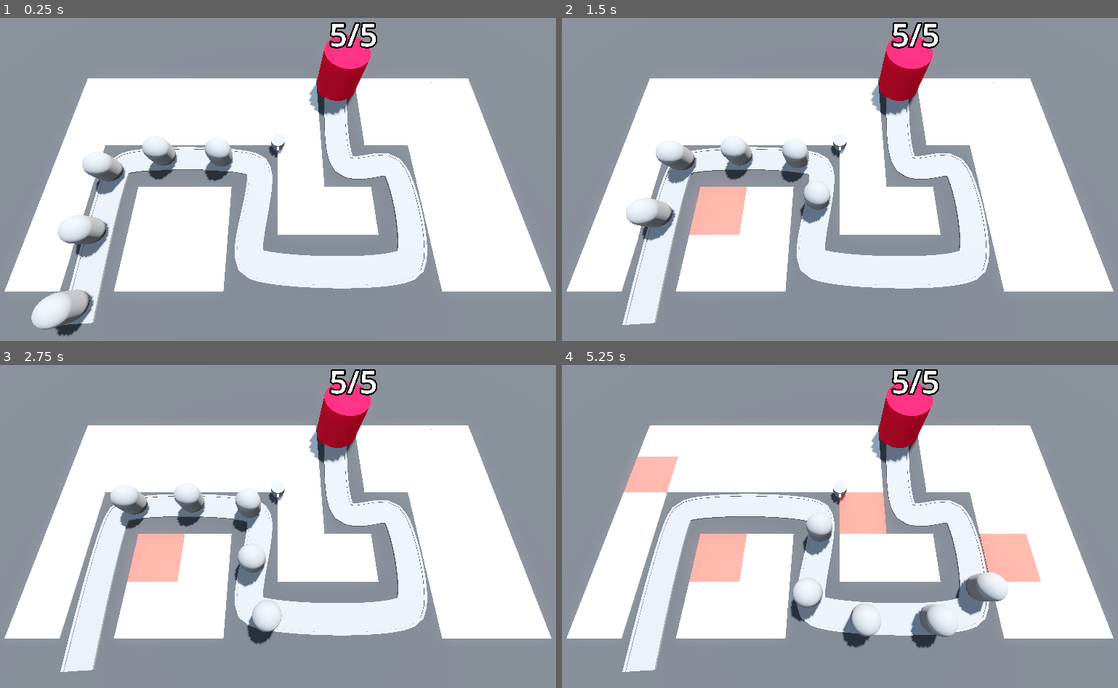
Above: before the commit, frames 1-4 (two rows, left to right).
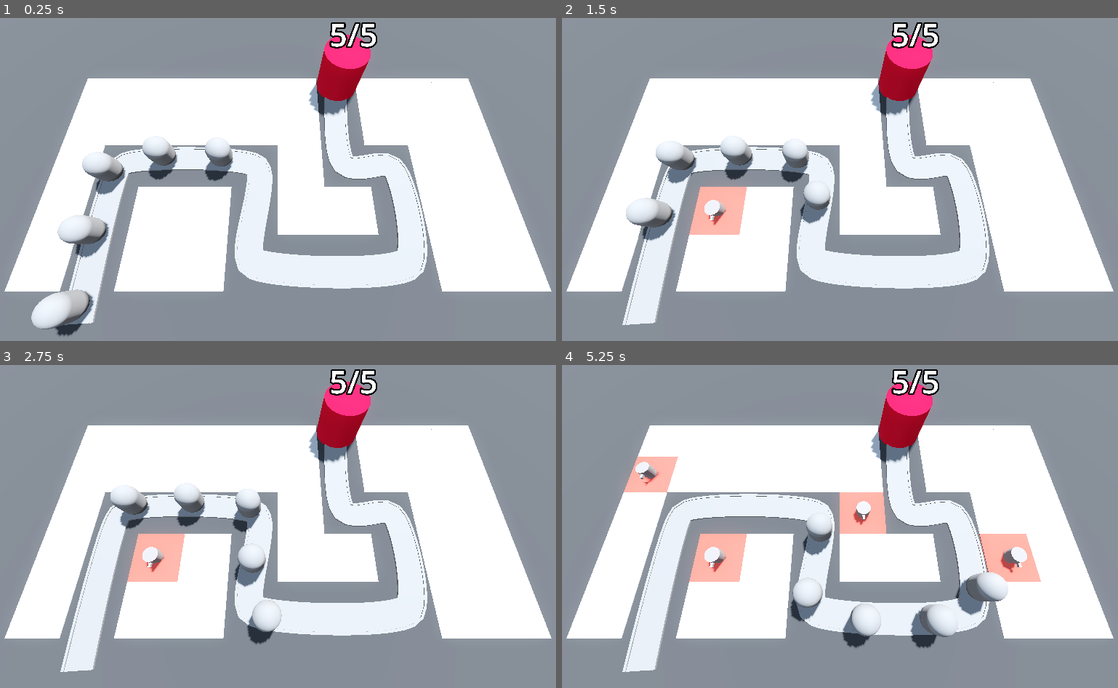
Above: after the commit, the same moments.

Repository: DTNevaeha/TD_Game
Game: Godot game, scene res://BaseLevel.tscn
Same seed, same stepped clock (60 frames per second), same inputs: the game is played once before the commit and once after it.
Inputs (mouse positions are in pixels of both pictures, inside the frame that each line leads up to):
- Up to frame 1 (0.25 s): no input
- Up to frame 2 (1.5 s): move the mouse to (967, 160) at 0.52 s; click (967, 160) at 0.6 s; move the mouse to (723, 192) at 1.27 s; click (723, 192) at 1.35 s
- Up to frame 3 (2.75 s): move the mouse to (333, 452) at 2.02 s; click (333, 452) at 2.1 s
- Up to frame 4 (5.25 s): move the mouse to (812, 591) at 2.77 s; click (812, 591) at 2.85 s; move the mouse to (1012, 574) at 3.52 s; click (1012, 574) at 3.6 s; move the mouse to (667, 474) at 4.27 s; click (667, 474) at 4.35 s; move the mouse to (867, 523) at 5.02 s; click (867, 523) at 5.1 s

The runs differ from the first frame. In frame 1, less than 0.1% of the frame differs, in the area x 48-52%, y 38-44%; in frame 2, 0.3%; in frame 3, 0.3%; in frame 4, 0.9%, in the area x 13-84%, y 29-65%.

Commit message:
Turrets are now placeable

Diff:
--- a/BaseLevel.tscn
+++ b/BaseLevel.tscn
@@ -39,8 +39,9 @@
 transform = Transform3D(-0.866025, -0.433013, 0.25, 0, 0.5, 0.866025, -0.5, 0.75, -0.433013, 0, 0, 0)
 shadow_enabled = true
 
-[node name="RayPickerCamera" parent="." node_paths=PackedStringArray("gridmap") instance=ExtResource("1_kc06i")]
+[node name="RayPickerCamera" parent="." node_paths=PackedStringArray("gridmap", "turret_manager") instance=ExtResource("1_kc06i")]
 gridmap = NodePath("../GridMap")
+turret_manager = NodePath("../TurretManager")
 
 [node name="CSGBox3D" type="CSGBox3D" parent="."]
 transform = Transform3D(1, 0, 0, 0, 1, 0, 0, 0, 1, 0, -1, 0)
--- a/RayPickerCamera/ray_picker_camera.gd
+++ b/RayPickerCamera/ray_picker_camera.gd
@@ -1,6 +1,7 @@
 extends Camera3D
 
 @export var gridmap: GridMap
+@export var turret_manager: Node3D
 
 @onready var ray_cast_3d: RayCast3D = $RayCast3D
 
@@ -19,5 +20,7 @@
 				var cell = gridmap.local_to_map(collision_point)
 				if gridmap.get_cell_item(cell) == 0:
 					gridmap.set_cell_item(cell, 1)
+					var tile_position = gridmap.map_to_local(cell)
+					turret_manager.build_turret(tile_position)
 	else:
 		Input.set_default_cursor_shape(Input.CURSOR_ARROW)
--- a/TurretManager.gd
+++ b/TurretManager.gd
@@ -3,6 +3,7 @@
 @export var turret: PackedScene
 
 
-func _ready() -> void:
-	var new_turret = turret.instantiate()
-	add_child(new_turret)
+func build_turret(turret_position: Vector3) -> void:
+    var new_turret = turret.instantiate()
+    add_child(new_turret)
+    new_turret.global_position = turret_position
